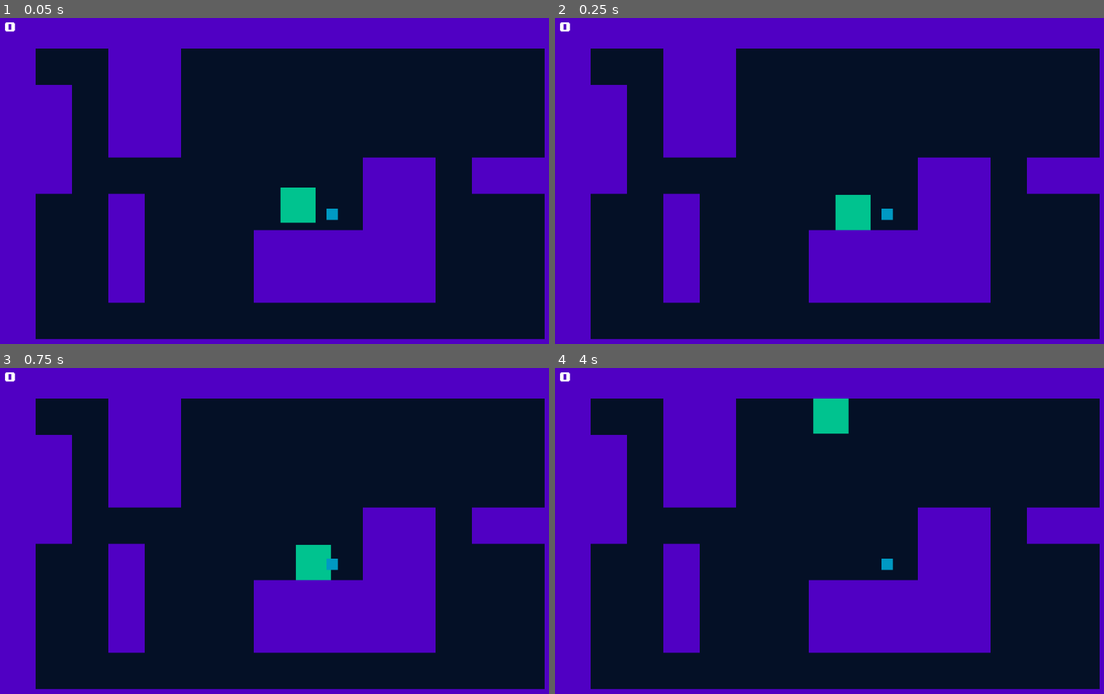
Above: before the commit, frames 1-4 (two rows, left to right).
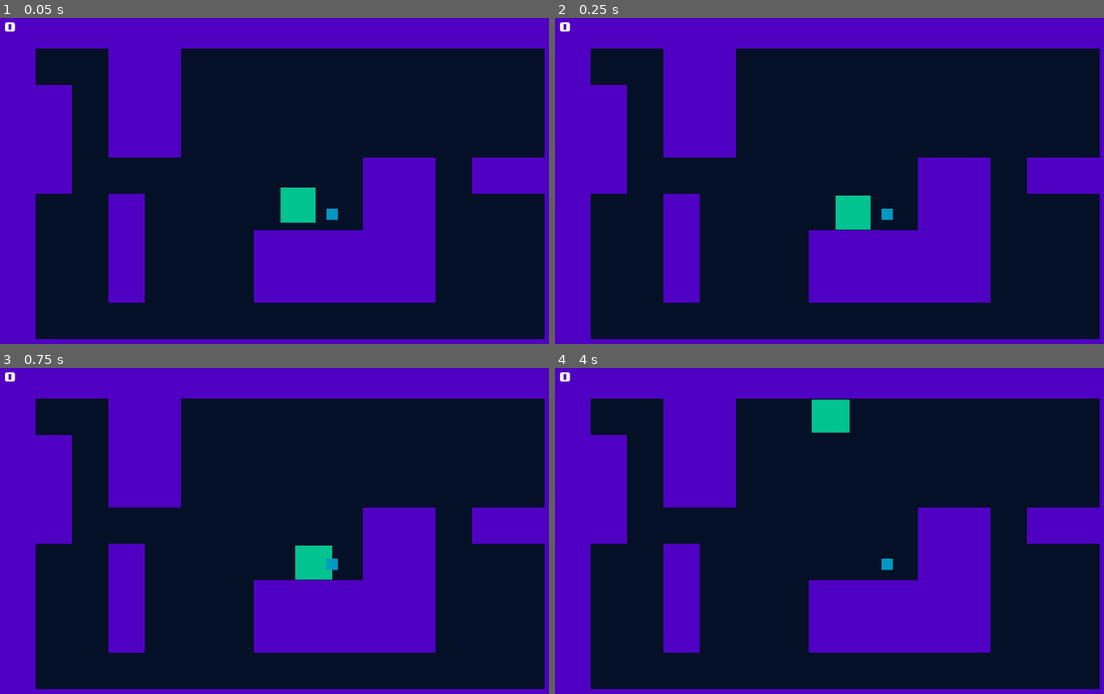
Above: after the commit, the same moments.

Repository: ben-gillott/grav-game
Game: Godot game, scene res://Scenes/TilemapScene.tscn
Two runs of this game, one before a commit and one after it. Both use one fixed random seed, a clock stepped at 60 frames per second and the inputs below.
Inputs:
- Up to frame 1 (0.05 s): no input
- Up to frame 2 (0.25 s): no input
- Up to frame 3 (0.75 s): tap Enter (ui_accept) at 0.5 s; hold Right (ui_right) from 0.53 s (still down)
- Up to frame 4 (4 s): tap Enter (ui_accept) at 0.77, 1.25, 1.52, 2, 2.75, 3.02, 3.77 s; release Right (ui_right) at 1.28 s; hold Down (ui_down) 1.28-2.03 s; hold Right (ui_right) 2.03-2.78 s; hold Up (ui_up) 2.78-3.53 s; hold Left (ui_left) from 3.53 s (still down)

Frame 1 is identical in both runs. In frame 2, less than 0.1% of the frame differs, in the area x 50-58%, y 54-66%; in frame 3, less than 0.1%; in frame 4, 0.2%, in the area x 46-54%, y 9-21%.

Commit message:
Squash and Stretch V1.0 done

Diff:
--- a/Scenes/TilemapScene.tscn
+++ b/Scenes/TilemapScene.tscn
@@ -107,14 +107,14 @@
 
 [node name="Node2D" type="Node2D"]
 
+[node name="CanvasLayer" type="CanvasLayer" parent="."]
+
+[node name="HUD" parent="CanvasLayer" instance=ExtResource( 2 )]
+
 [node name="BG" type="Sprite" parent="."]
 modulate = Color( 0.0156863, 0.0627451, 0.14902, 1 )
 scale = Vector2( 100000, 100000 )
 texture = ExtResource( 5 )
-
-[node name="CanvasLayer" type="CanvasLayer" parent="."]
-
-[node name="HUD" parent="CanvasLayer" instance=ExtResource( 2 )]
 
 [node name="TileMap" type="TileMap" parent="."]
 modulate = Color( 0.313726, 0, 0.764706, 1 )
--- a/Scripts/PlayerMovementController.gd
+++ b/Scripts/PlayerMovementController.gd
@@ -9,7 +9,6 @@
 var direction = Vector2(0,1)
 var grounded = true
 
-var just_hit_ground = false;
 
 func _input(event):
 	#Movement
@@ -22,7 +21,6 @@
 	elif event.is_action_pressed("ui_down"):
 		movePlayer(Vector2(0,1))
 	elif event.is_action_pressed("ui_accept"):
-#		print("Interact pressed")
 		$InteractionManager.initiate_interaction()
 
 func movePlayer(inputDirection):
@@ -41,16 +39,69 @@
 
 	grounded = $Groundcheck.overlaps_body(tilemap)
 
-func squashAndStretch():
-	var moving = direction.length() > 0
+	squashAndStretch(delta)
 
-	if moving:
+
+
+const PEAK_VELOCITY = 1000
+const DEFAULT_SCALE = 62
+const STRETCH_FACTOR = 1.2
+const SQUASH_FACTOR = 1/STRETCH_FACTOR
+var just_hit_ground = true;
+
+func squashAndStretch(delta):
+	var moving = velocity.length() > 100
+
+	print("Moving = " + String(moving))
+
+	if moving: #currently falling
 		just_hit_ground = false
 		#Stretch in falling direction
-#		$Sprite.scale.y = range_lerp(abs(motion.y))
-
+		if(abs(direction.x) == 1): #dir on x axis
+			stretchX()
+		else: #moving on y axis
+			stretchY()
 	elif not moving and not just_hit_ground:
 		just_hit_ground = true
 		#Squash cause just hit floor - need last fall direciton tho
+		if(abs(direction.x) == 1):
+			squashX()
+		else:
+			squashY()
+#	else:
+		#always lerp back towards default value
+	unstretchAll(delta)
 
-	#always lerp back towards default value
+
+
+#	print("=========")
+#	print(velocity)
+#	print("XScale: " + String(xscale));
+#	print("YScale: " + String(yscale));
+
+func stretchY():
+	#Value, (range start, stop), range2 start, stop
+	var xscale = range_lerp(abs(velocity.y), 0, PEAK_VELOCITY, DEFAULT_SCALE, DEFAULT_SCALE * SQUASH_FACTOR);
+	var yscale = range_lerp(abs(velocity.y), 0, PEAK_VELOCITY, DEFAULT_SCALE, DEFAULT_SCALE * STRETCH_FACTOR);
+
+	$Sprite.scale.x = xscale;
+	$Sprite.scale.y = yscale;
+
+func stretchX():
+	var xscale = range_lerp(abs(velocity.x), 0, PEAK_VELOCITY, DEFAULT_SCALE, DEFAULT_SCALE * STRETCH_FACTOR);
+	var yscale = range_lerp(abs(velocity.x), 0, PEAK_VELOCITY, DEFAULT_SCALE, DEFAULT_SCALE * SQUASH_FACTOR);
+
+	$Sprite.scale.x = xscale;
+	$Sprite.scale.y = yscale;
+
+func squashY():
+	$Sprite.scale.x = DEFAULT_SCALE;
+	$Sprite.scale.y = DEFAULT_SCALE * SQUASH_FACTOR;
+
+func squashX():
+	$Sprite.scale.x = DEFAULT_SCALE * SQUASH_FACTOR;
+	$Sprite.scale.y = DEFAULT_SCALE;
+
+func unstretchAll(delta):
+	$Sprite.scale.x = lerp($Sprite.scale.x, DEFAULT_SCALE, 1 - pow(0.00001, delta))
+	$Sprite.scale.y = lerp($Sprite.scale.y, DEFAULT_SCALE, 1 - pow(0.00001, delta))
